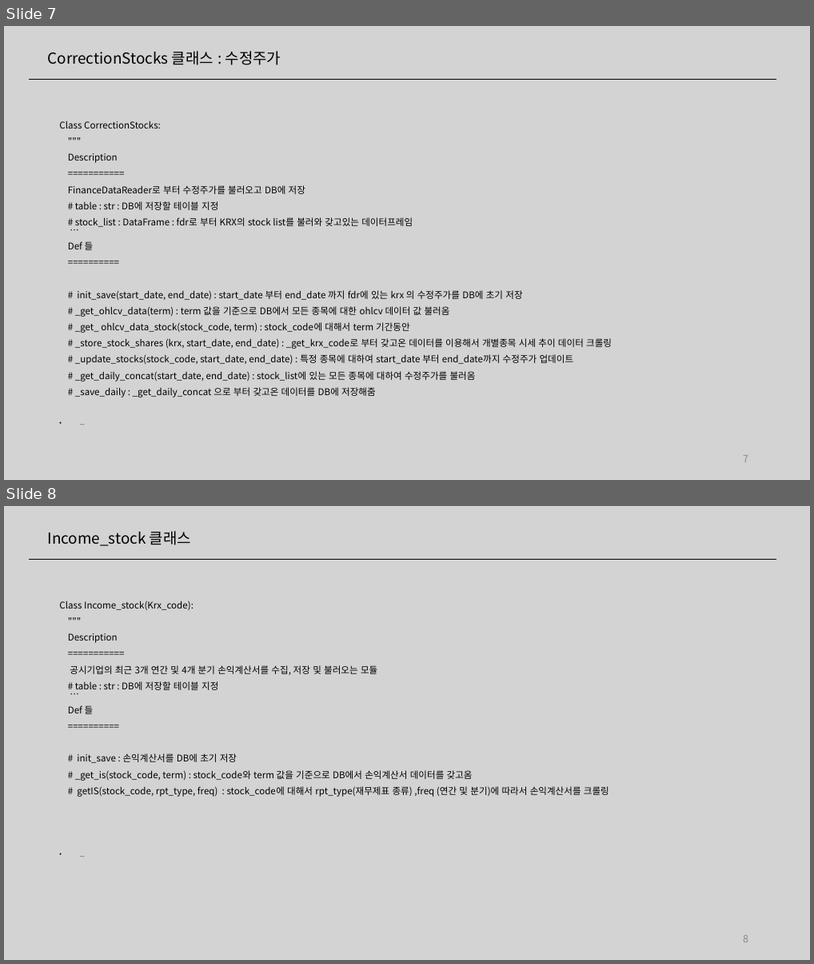
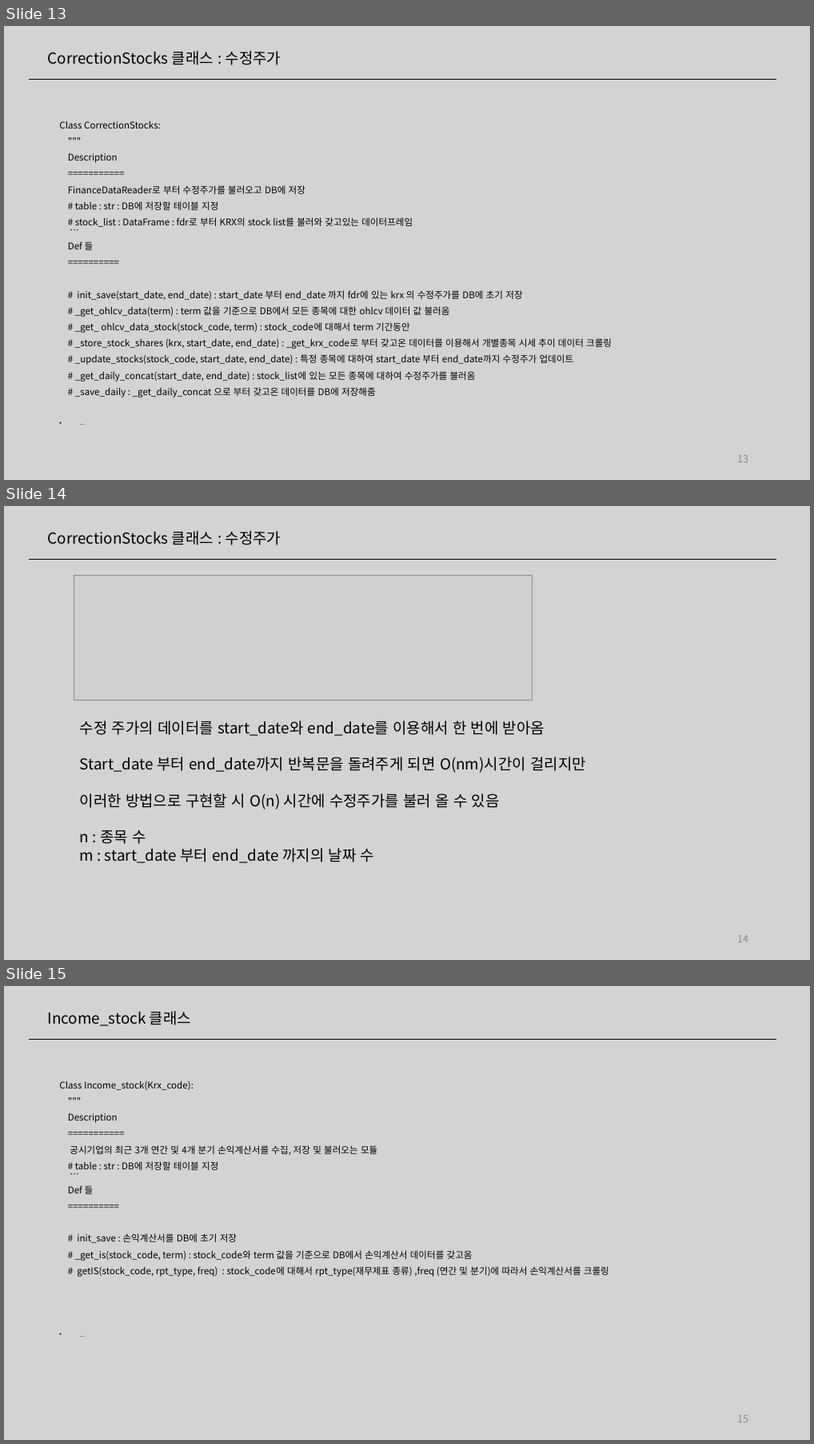
Before and after one commit to ddiyoung/find_value_stocks, a slide deck: 20011656_우지훈.pptx. Shown one above the other, each under a label of ours: slides 7 and 8 before the commit, slides 13, 14 and 15 after it. The pictures are 814x964 and 814x1444 pixels, drawn with LibreOffice and Linux fonts; fonts in the diff are those of the drawing; grey boxes stand for pictures. Boxes give left, top, right and bottom in pixels: in the first picture for what was removed or moved away, otherwise in the second. Text is boxed around its words. In the diff, an @@ line names an element or a change of style, - is before the commit and + after.

Commit message:
change ppt

```diff
--- a/20011656_우지훈.pptx
+++ b/20011656_우지훈.pptx
@@ slide 14 added at (4,506,810,960), background #D3D3D3 @@
@@ text added at (48,531,282,545), 18 pt, text #000000 @@
+CorrectionStocks 클래스 : 수정주가
@@ line added from (30, 560) to (777, 560), #000000 0.5 pt @@
@@ picture added at (74,576,533,700) @@
@@ text added at (80,720,586,863), 18 pt, text #000000 @@
+수정 주가의 데이터를 start_date와 end_date를 이용해서 한 번에 받아옴
+Start_date 부터 end_date까지 반복문을 돌려주게 되면 O(nm)시간이 걸리지만
+이러한 방법으로 구현할 시 O(n) 시간에 수정주가를 불러 올 수 있음
+n : 종목 수
+m : start_date 부터 end_date 까지의 날짜 수
@@ page number added at (738,935,749,942), 12 pt, text #8C8C8C @@
+14
@@ what was slide 7 is now slide 13 @@
@@ page number at (738,455,749,462): text changed @@
-7
+13
@@ what was slide 8 is now slide 15 @@
@@ page number at (738,1415,749,1422): text changed @@
-8
+15
```
Also in this commit, not shown: 7 other slides added.
